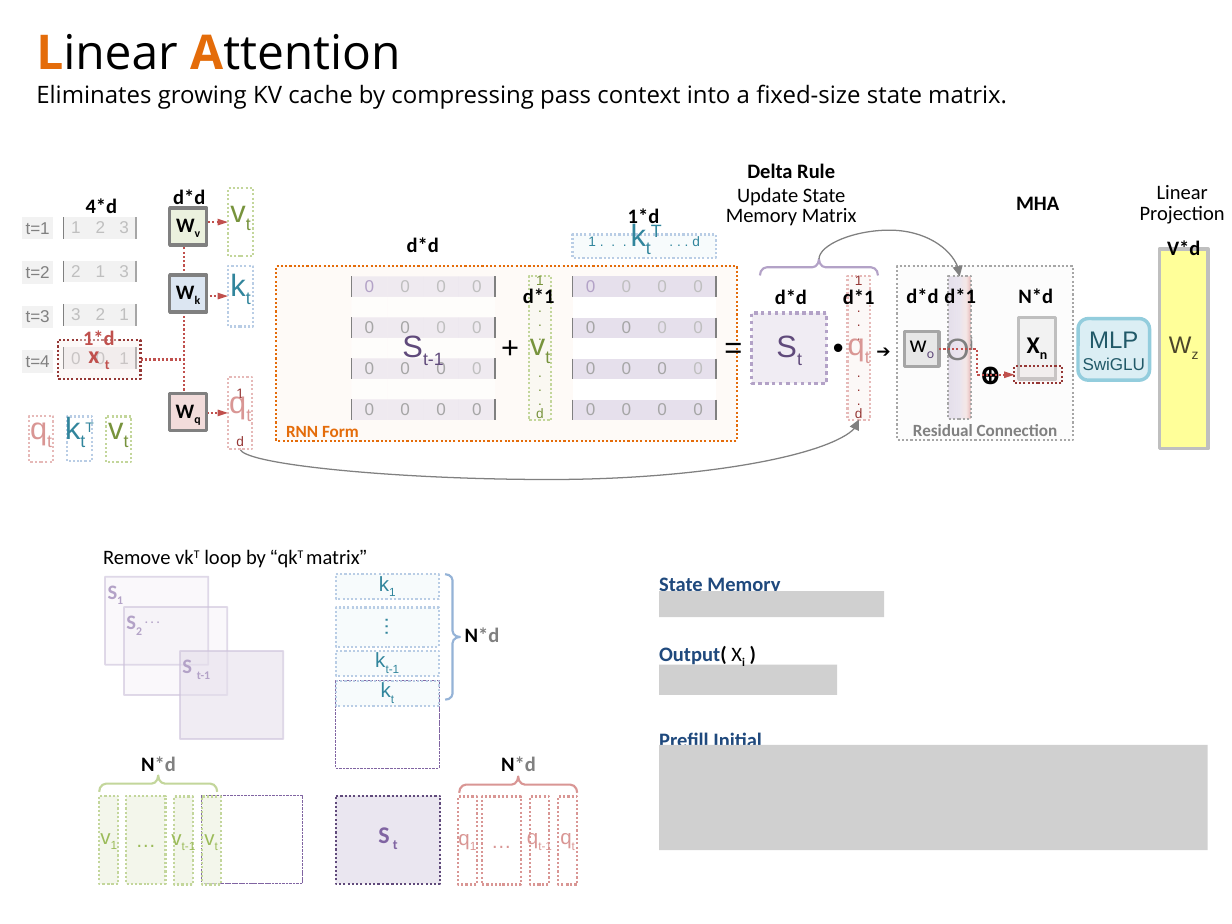
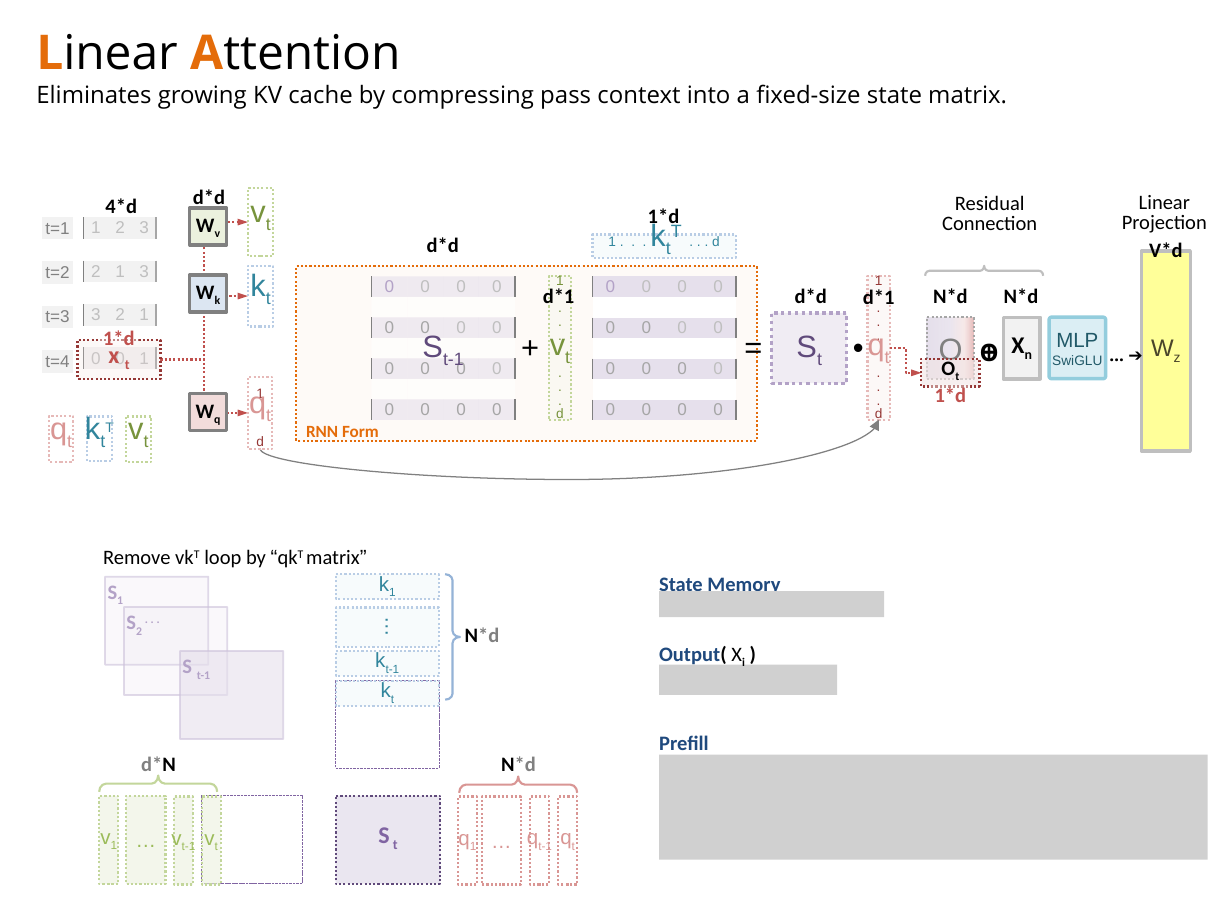
Before and after one commit to navibator/crazy-ai, a slide deck: slide 4 of temp.pptx. Drawn at 1232x924 pixels with LibreOffice and Linux fonts; fonts in the diff are those of the drawing; grey boxes stand for pictures. Boxes give left, top, right and bottom in pixels: in the first picture for what was removed or moved away, otherwise in the second. Text is boxed around its words. In the diff, an @@ line names an element or a change of style, - is before the commit and + after.

```diff
--- a/temp.pptx
+++ b/temp.pptx
@@ text removed at [726, 163, 857, 226] @@
-Delta Rule
-Update State
-Memory Matrix
@@ text at [942, 195, 1037, 230]: text changed; size 10 to 12 pt; text colour #808080 to #000000; bold off @@
-Residual Connection
+Residual
+Connection
@@ text "Residual": place and size @@
-text "Residual" at [897, 266, 1072, 441]
+text "Residual" at [942, 195, 1037, 230]
@@ text "Residual" at [942, 195, 1037, 230]: vertical alignment bottom to middle; fill #F2F2F2 at 20% opacity to none; outline #A6A6A6 1.25 pt dashed to none @@
@@ text removed at [1016, 196, 1059, 210] @@
-MHA
@@ text "Linear": place and size @@
-text "Linear" at [1140, 185, 1225, 224]
+text "Linear" at [1122, 195, 1207, 233]
@@ curved arrow removed from (819, 259) to (960, 276) @@
@@ left brace: place and size @@
-left brace at [760, 259, 878, 275]
+left brace at [925, 266, 1044, 276]
@@ left brace at [925, 266, 1044, 276]: outline #B3A2C7 1.25 pt to #BFBFBF 1.25 pt @@
@@ 2 rectangles, 1 text: place and size @@
-2 rectangles, 1 text at [1018, 249, 1209, 448]
+2 rectangles, 1 text at [1003, 251, 1191, 451]
@@ text "V*d": place and size @@
-text "V*d" at [1167, 238, 1200, 255]
+text "V*d" at [1149, 240, 1182, 257]
@@ text removed at [906, 288, 938, 303] @@
-d*d
@@ text at [933, 288, 968, 303]: text changed @@
-d*1
+N*d
@@ 16 rectangles, 12 texts, 4 tables, 3 elbow arrows, 1 curved arrow: place and size @@
-16 rectangles, 12 texts, 4 tables, 3 elbow arrows, 1 curved arrow at [22, 188, 875, 479]
+16 rectangles, 12 texts, 4 tables, 3 elbow arrows, 1 curved arrow at [42, 188, 895, 479]
@@ rectangle "O": place and size @@
-rectangle "O" at [949, 276, 971, 419]
+rectangle "O" at [926, 317, 973, 378]
@@ rounded rectangle "MLP SwiGLU": place and size @@
-rounded rectangle "MLP SwiGLU" at [1078, 319, 1149, 381]
+rounded rectangle "MLP SwiGLU" at [1050, 317, 1106, 378]
@@ rounded rectangle "MLP SwiGLU" at [1050, 317, 1106, 378]: size 14 to 12 pt in "MLP"; size 10 to 8 pt in "SwiGLU"; proportions changed @@
@@ elbow arrow moved from (939, 349) - (1014, 375) to (890, 349) - (922, 373) @@
@@ rectangle removed at [904, 331, 939, 366] @@
-wo
@@ text in rectangle at [922, 359, 979, 386]: text added @@
+Ot
@@ rectangle "Ot": place and size @@
-rectangle "Ot" at [1014, 366, 1062, 383]
+rectangle "Ot" at [922, 359, 979, 386]
@@ rectangle "Ot" at [922, 359, 979, 386]: fill #F2DCDB at 20% opacity to #F3E5E5 at 60% opacity @@
@@ text in rectangle at [939, 338, 963, 365]: text changed @@
-Oi
+O
@@ text "Ꚛ" rewrapped from [981, 366, 1000, 385] to [980, 343, 999, 366] @@
@@ text at [1111, 334, 1142, 371]: text changed @@
-➔
+… ➔
@@ rectangle added at [930, 384, 970, 404], fill #FFFFFF at 40% opacity, 12 pt, text #C0504D, bold @@
+1*d
@@ text at [659, 735, 709, 756]: text changed @@
-Prefill Initial
+Prefill
@@ text at [141, 756, 176, 777]: text changed @@
-N*d
+d*N
@@ picture: place and size @@
-picture at [659, 745, 1207, 850]
+picture at [659, 755, 1207, 860]
```
Also in this commit, not shown: 3 other slides changed, 1 other file.
